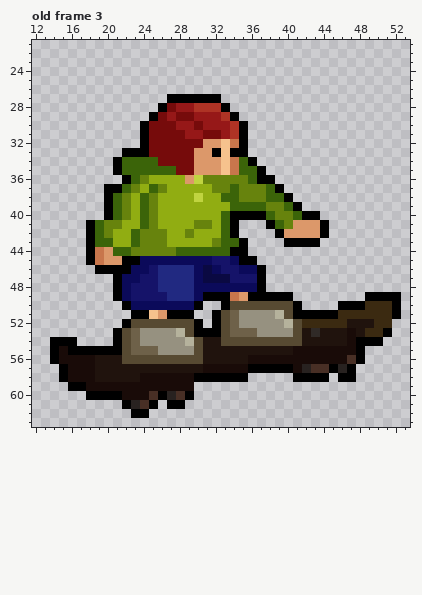
File history of a pixel-art file, Assets/Sprites/unmaskedSkateEquip.aseprite. Above, as it was before the edit.
64x64 pixels, 3 frames. Colours within 5 levels of each other are drawn and written as one. Shown: old frame 3: x 12..53, y 21..63. The commit also changed other frames, which this record leaves out.
The same view after the edit:
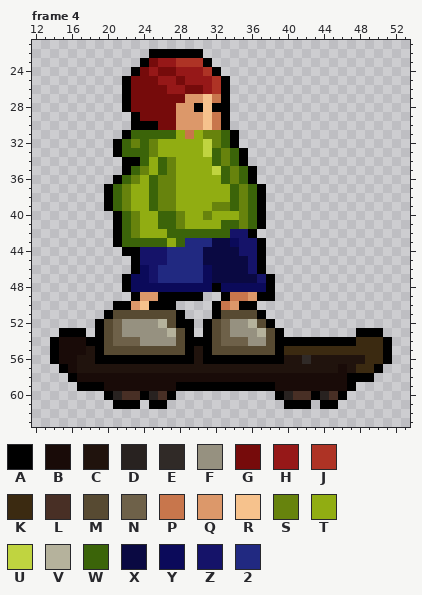
Palette (. is transparent): A #000000  B #190b08  C #20130d  D #282220  E #302a27  F #969180  G #760b0b  H #961818  J #ae3325  K #3b2a11  L #482f25  M #574a32  N #6e6149  P #c8764c  Q #dc986a  R #f6c28d  S #67830d  T #91ad12  U #c0d440  V #b5b29c  W #3b6409  X #0a0942  Y #0b0a5a  Z #151369  2 #212981
A new or re-ordered frame is compared with the old frame closest to it.
Diff:
frames 3 -> 4
Changed rows in their new state; - is an unchanged pixel.
Frame 4 is new; against old frame 3, layers "Layer 1", "Layer 2":
first column x 15:
22 ----------AAAAAA----------------------
23 ---------AGHHJJJA---------------------
24 --------AGHGGHHHJA--------------------
25 -------AGGGHHGHHHJA-------------------
26 -------AGGGGHHGGHJA-------------------
27 -------AGGGGGGQQRPA-------------------
28 -------AGGGG-QQARA--------------------
29 --------AGG-GQQQRPA.------------------
30 --------A-A--QQQRPA..-----------------
31 -------AWWWWWTPTSSWA.-----------------
32 ------AWSWSTTTTTUSWA.-----------------
33 ------AWWWSTTTTTUWSW------------------
34 ------.AA-TWSTTTTWSWA.----------------
35 ------.A-ST-STTTTUWS-A.---------------
36 ------AWSTWSS-TTTTW-WA..--------------
37 ------WST---S----TT--WA..-------------
38 ---------TWSS--T--T--WA...------------
39 ---------TWSS----SS-S-A....-----------
40 -----.AWSTTWWS--S-TTSW-......---------
41 ---...AWSTTWWS-TT--WSWA.......--------
42 ---...AWSTTTWWWWWW-ZZA--......--------
43 ---...AW-WWW-W222XXYZZA--....---------
44 ---....AAZZZ2222XXXXZZA---------------
45 ---.....-ZZZ2222XXXXXZA---------------
46 ----....A------2YXXXXZ----------------
47 ------.A-Y-----2Y--XXXZA--------------
48 ------.AYYYYYYY--A----YA--------------
49 ------..AQQAAAAA..--PQ--..--------....
50 ------A-QRAAA...-APQAA.....----.......
51 -----AMMMMMMM-.----MMMA...............
52 ----AMNFFFFV-AA.AMNF-VMA.............-
53 AAA-AMNFF---VMA.-MNFFFVMA........AAA.-
54 BBBAAMNN-----MAAAMNNNFF-AAAAAAAAAKKKA-
55 -BBC-MM-MMMMMMACAMMMMMMMAKKKKKKKKKKKA-
56 --CCAAAAAAAAAAACAAAAAAAAACCECCCCCCKKA-
57 --CC------------CCCCCCCCCCCCCCCBCKKA--
58 .A--BBBBB------BBBBBBBBBBBBBBBBB-AA---
59 -.-AA--------AAAAAAAAAAABBBBBBBBA-----
60 ---..-DLLADLA..---------ADLLADLA------
61 ------A-A.-A..-----------AAA-AA-------
62 --------..----------------------------
Pixel boxes of the changes (left, top, right, bottom) in both pictures:
changed: (59, 49, 401, 418)
